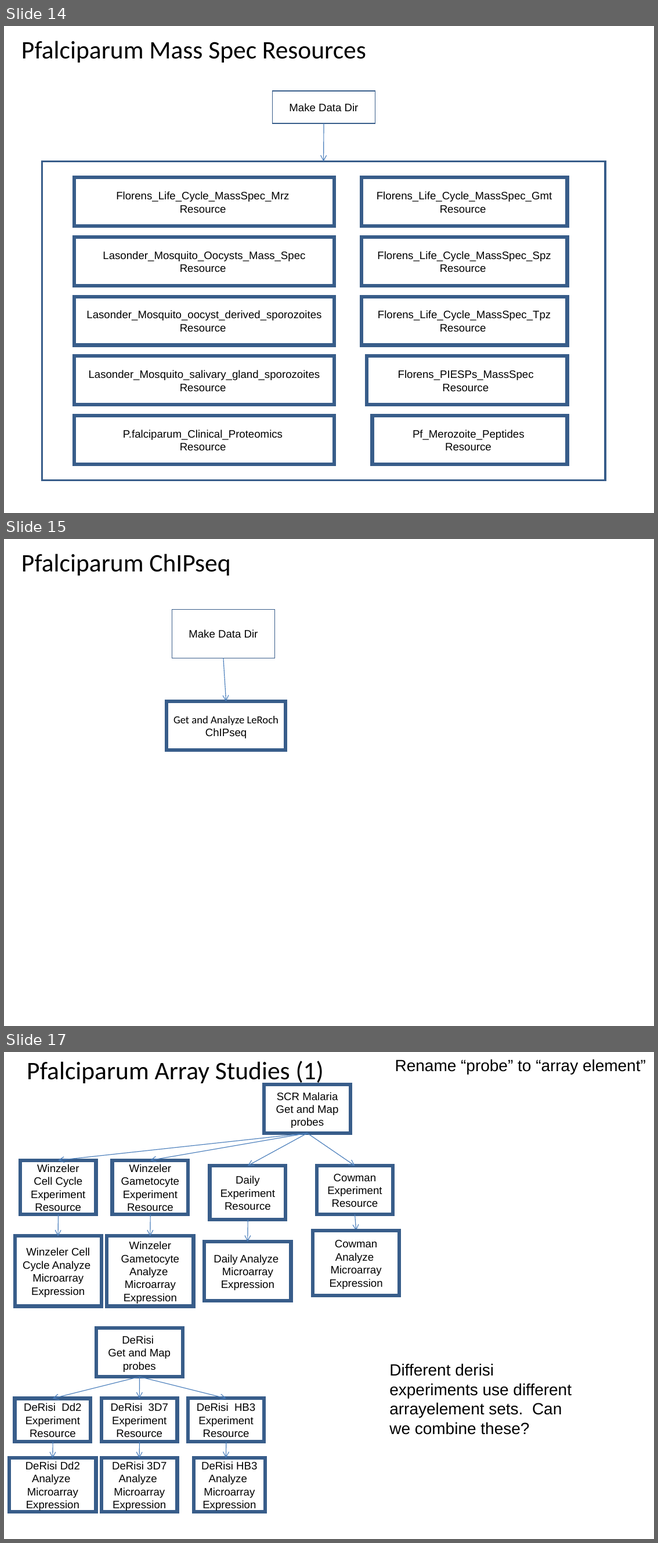
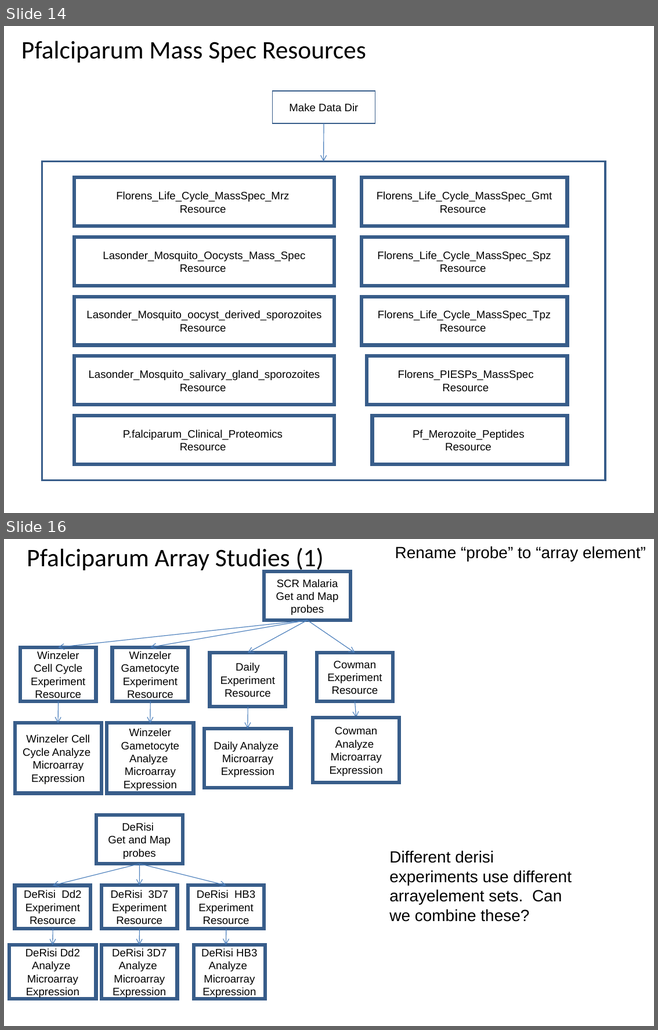
Before and after one commit to VEuPathDB/ApiCommonWorkflow, a slide deck: Main/doc/IntegratedWorkflow.ppt. Shown one above the other, each under a label of ours: slides 14, 15 and 17 before the commit, slides 14 and 16 after it; the slides between them are not shown. The pictures are 658x1543 and 658x1030 pixels, drawn with LibreOffice and Linux fonts; fonts in the diff are those of the drawing. Boxes give left, top, right and bottom in pixels: in the first picture for what was removed or moved away, otherwise in the second. Text is boxed around its words. In the diff, an @@ line names an element or a change of style, - is before the commit and + after.

```diff
--- a/Main/doc/IntegratedWorkflow.ppt
+++ b/Main/doc/IntegratedWorkflow.ppt
@@ slide 15 removed at bbox=[4, 539, 654, 1026], background #FFFFFF @@
@@ title removed at bbox=[21, 553, 230, 576] @@
-Pfalciparum ChIPseq
@@ rectangle removed at bbox=[172, 609, 274, 658] @@
-Make Data Dir
@@ arrow removed from (223, 658) to (226, 701) @@
@@ rectangle removed at bbox=[166, 701, 285, 750] @@
-Get and Analyze LeRoch ChIPseq
@@ what was slide 17 is now slide 16 @@
```
Also in this commit, not shown: 3 slides changed, 1 other slide removed, 4 other files.
